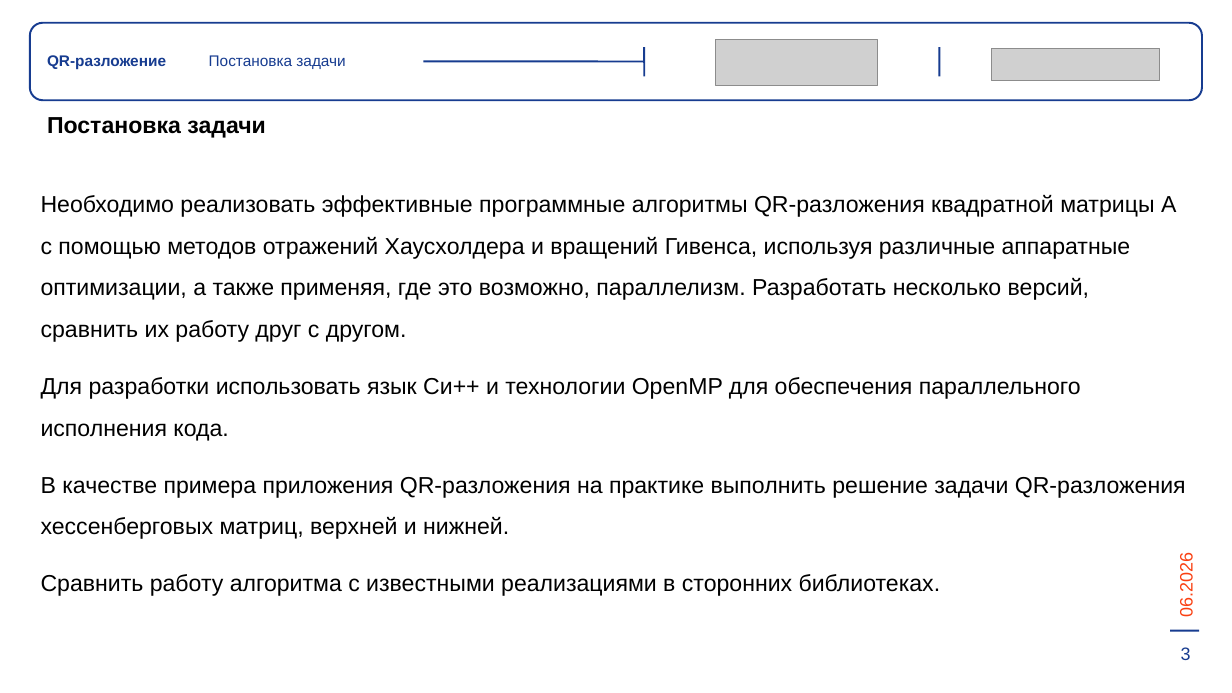
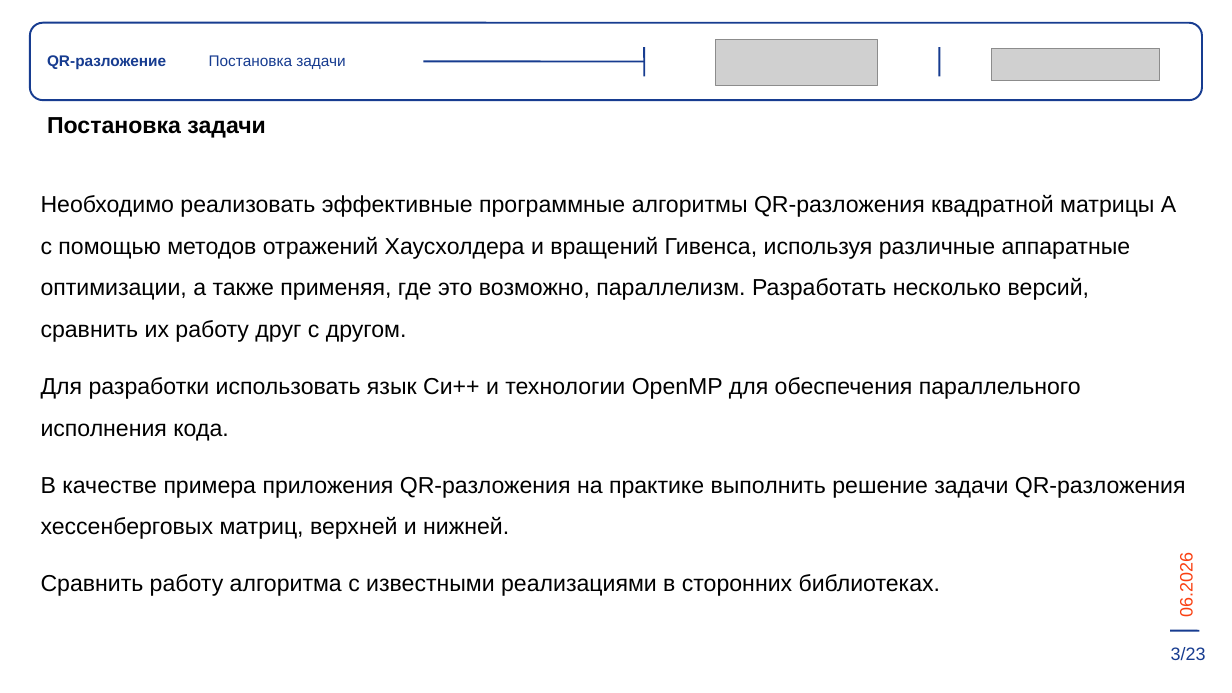
Before and after one commit to wellcome2AD/QR-decomposition, a slide deck: slide 4 of отчётность/диплом.pptx (slide 5 before the commit). Drawn at 1232x693 pixels with LibreOffice and Linux fonts; fonts in the diff are those of the drawing; grey boxes stand for pictures. Boxes give left, top, right and bottom in pixels: in the first picture for what was removed or moved away, otherwise in the second. Text is boxed around its words. In the diff, an @@ line names an element or a change of style, - is before the commit and + after.

```diff
--- a/отчётность/диплом.pptx
+++ b/отчётность/диплом.pptx
@@ text at (1171,647,1206,660): text changed @@
-3
+3/23
```
Also in this commit, not shown: 17 other slides changed, 6 slides added, 9 other files.
